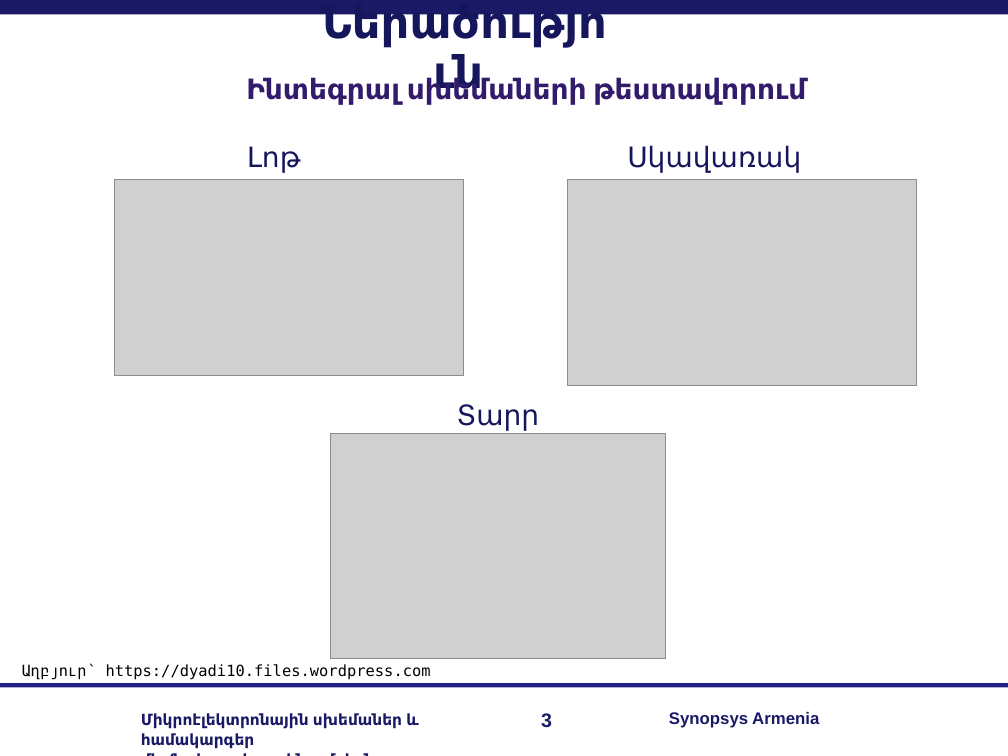
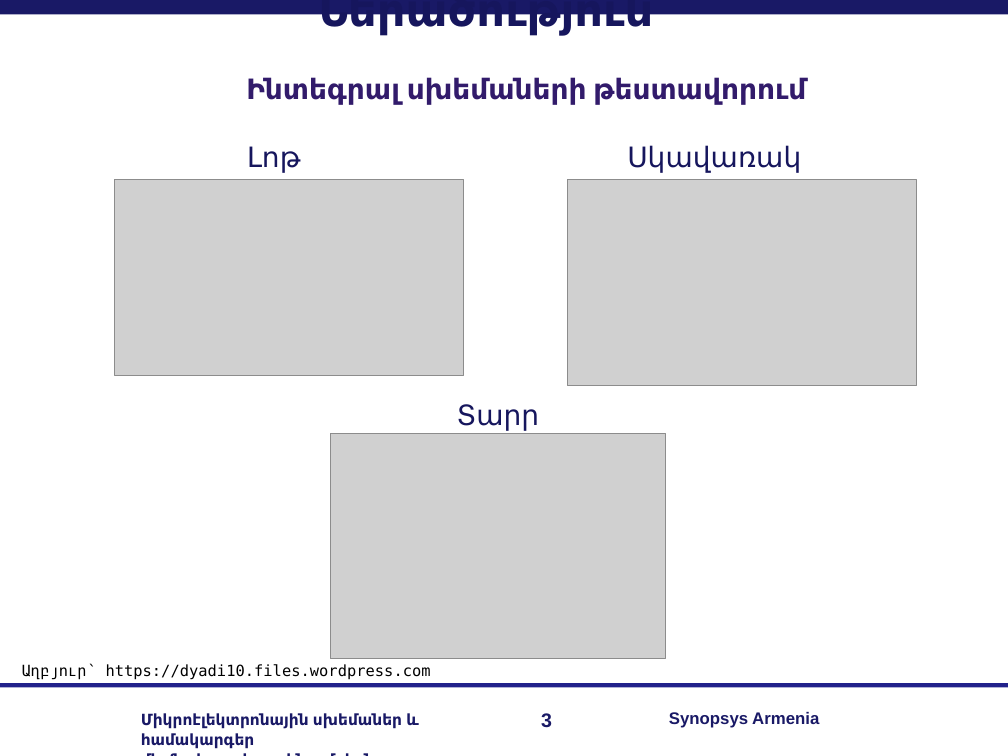
Before and after one commit to RazKarapetyan/Diploma_Final_Files, a slide deck: slide 3 of My Diploma/slides.ppt. Drawn at 1008x756 pixels with LibreOffice and Linux fonts; fonts in the diff are those of the drawing; grey boxes stand for pictures; background and template pictures are left out. Boxes give left, top, right and bottom in pixels: in the first picture for what was removed or moved away, otherwise in the second. Text is boxed around its words. In the diff, an @@ line names an element or a change of style, - is before the commit and + after.

```diff
--- a/My Diploma/slides.ppt
+++ b/My Diploma/slides.ppt
@@ title "Ներածություն" rewrapped from bbox=[304, 9, 623, 89] to bbox=[316, 14, 653, 36] @@
```
Also in this commit, not shown: 4 other slides changed, 2 slides added, 1 slide removed.
